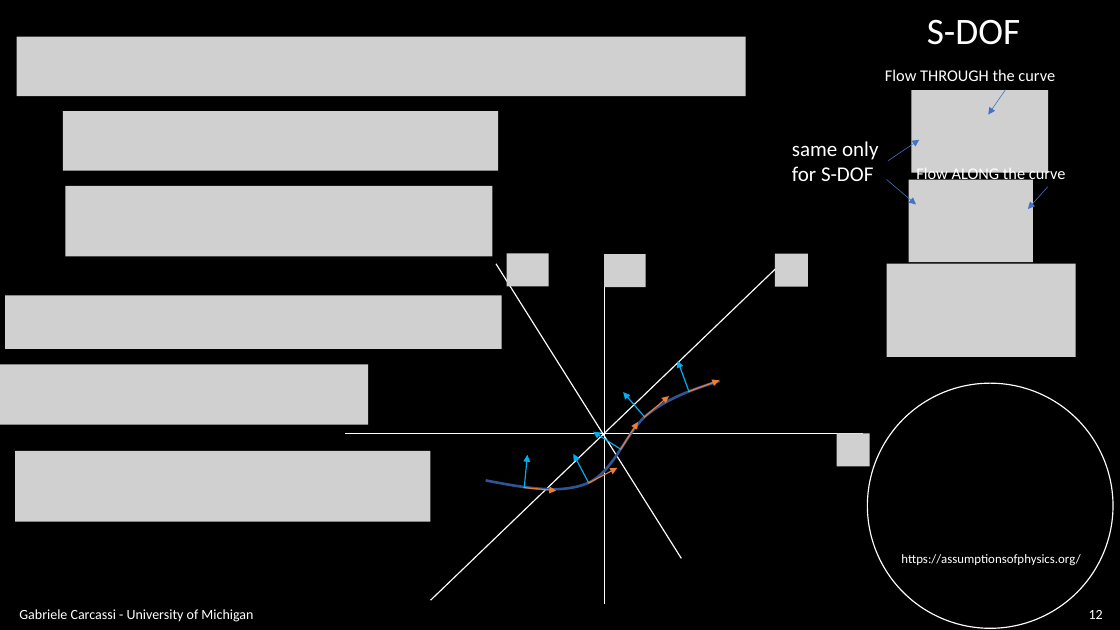
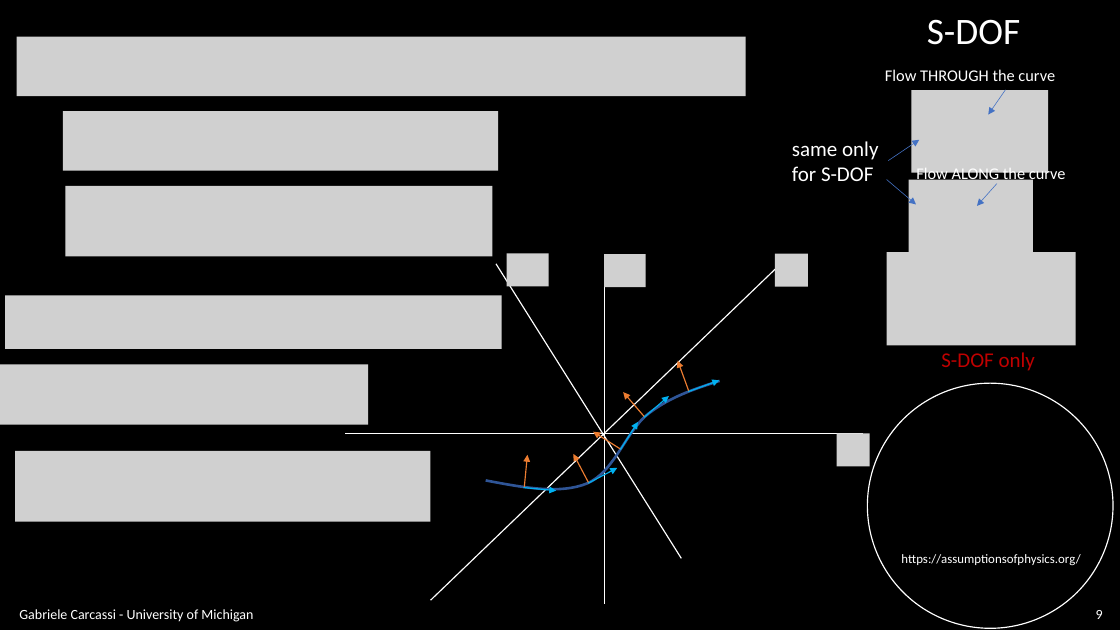
Before and after one commit to assumptionsofphysics/slides, a slide deck: slide 9 of BookCompanions-v2/RP-Class-4.pptx (slide 12 before the commit). Drawn at 1120x630 pixels with LibreOffice and Linux fonts; fonts in the diff are those of the drawing; grey boxes stand for pictures; background and template pictures are left out. Boxes give left, top, right and bottom in pixels: in the first picture for what was removed or moved away, otherwise in the second. Text is boxed around its words. In the diff, an @@ line names an element or a change of style, - is before the commit and + after.

```diff
--- a/BookCompanions-v2/RP-Class-4.pptx
+++ b/BookCompanions-v2/RP-Class-4.pptx
@@ arrow moved from (1048, 187) - (1028, 209) to (997, 184) - (977, 206) @@
@@ picture: place and size @@
-picture at <box>886,264,1075,357</box>
+picture at <box>886,252,1075,345</box>
@@ text added at <box>941,352,1035,371</box>, 18 pt, text #C00000 @@
+S-DOF only
@@ arrow (689, 392) - (678, 360): stroke #00B0F0 1 pt to #ED7D31 1 pt @@
@@ arrow (688, 392) - (719, 381): stroke #ED7D31 1 pt to #00B0F0 1 pt @@
@@ arrow (644, 418) - (623, 392): stroke #00B0F0 1 pt to #ED7D31 1 pt @@
@@ arrow (644, 418) - (669, 396): stroke #ED7D31 1 pt to #00B0F0 1 pt @@
@@ arrow (621, 450) - (593, 432): stroke #00B0F0 1 pt to #ED7D31 1 pt @@
@@ arrow (621, 450) - (638, 422): stroke #ED7D31 1 pt to #00B0F0 1 pt @@
@@ arrow (524, 487) - (528, 455): stroke #00B0F0 1 pt to #ED7D31 1 pt @@
@@ arrow (589, 483) - (574, 454): stroke #00B0F0 1 pt to #ED7D31 1 pt @@
@@ arrow (588, 483) - (618, 468): stroke #ED7D31 1 pt to #00B0F0 1 pt @@
@@ arrow (523, 487) - (556, 491): stroke #ED7D31 1 pt to #00B0F0 1 pt @@
@@ page number at <box>1096,610,1103,619</box>: text changed @@
-12
+9
```
Also in this commit, not shown: 19 other slides changed, 9 slides added.
